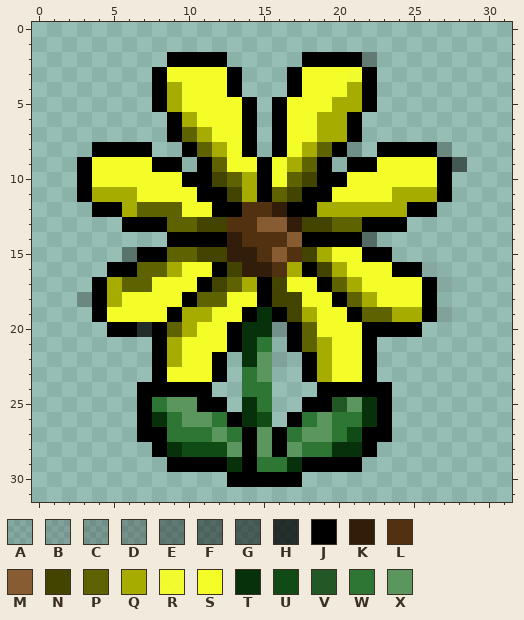
File history of a pixel-art sprite, Assets/Sprites/PropellerPlant/flower-front-rotate.png. Above is the file before it was changed.
The file is 32x32 pixels. Pixels under 10% opacity are left out. Colours within 5 levels of each other are drawn and written as one.
Palette (. is transparent): A #0000001d  B #00000025  C #00000031  D #0000003c  E #0000005a  F #00000070  G #00000081  H #000000c0  J #000000  K #311d0a  L #523111  M #875c33  N #424400  P #5f6200  Q #a6ac00  R #f5fd28f5  S #f5fd28  T #07310a  U #104b15  V #225826  W #2e7633  X #5a965e
And afterwards:
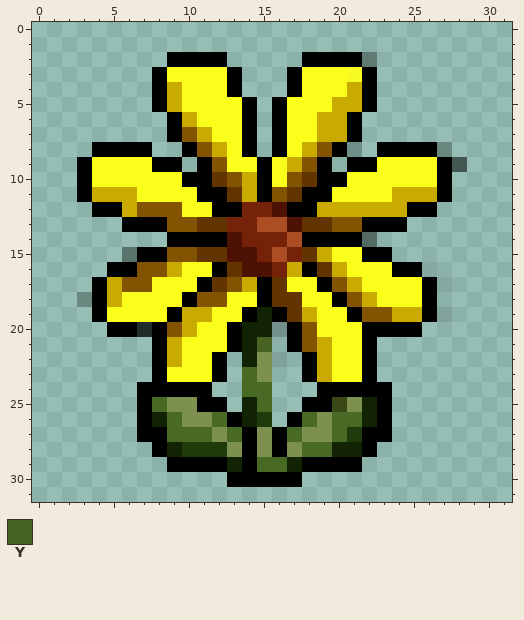
Colours new in this view: Y #476423
The exact change:
colour K: #311d0a -> #4e1204
colour L: #523111 -> #742309
colour M: #875c33 -> #ac4d24
colour N: #424400 -> #623400
colour P: #5f6200 -> #825300
colour Q: #a6ac00 -> #c9ab00
colour R: #f5fd28f5 -> #fbfe1bf5
colour S: #f5fd28 -> #fbfe1b
colour T: #07310a -> #112304
colour U: #104b15 -> #203b0b
colour V: #225826 -> #3a4818
colour W: #2e7633 -> #496a24
colour X: #5a965e -> #7d904f
y 21: x 15 W -> Y
Boxes around the changes in both pictures, in picture pixels (x1, y1, x2, y2):
changed: (92, 67, 437, 472)
